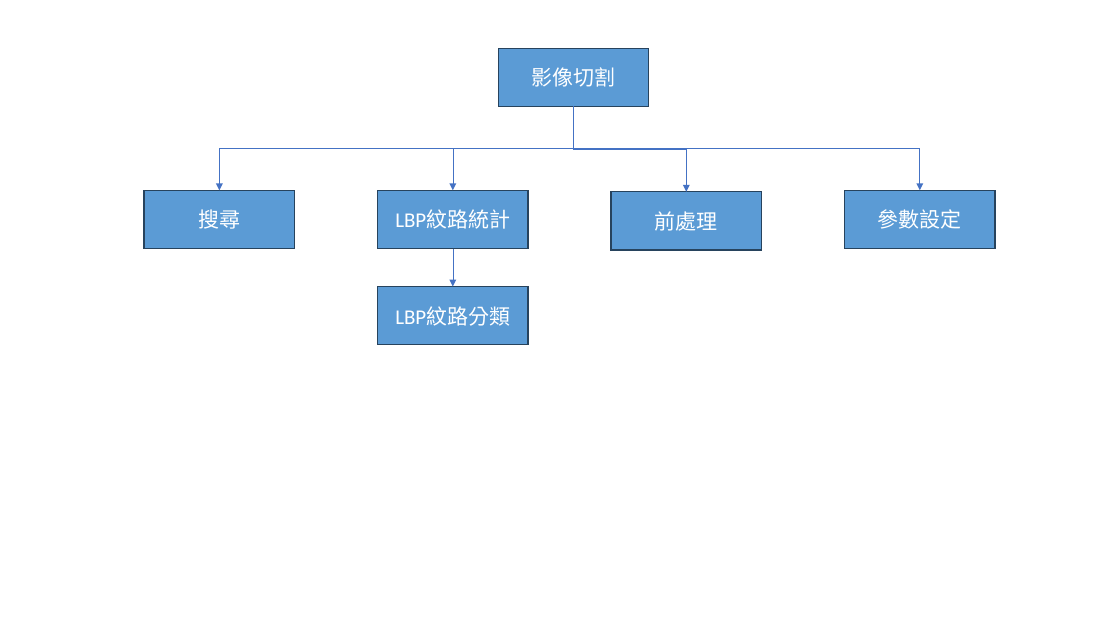
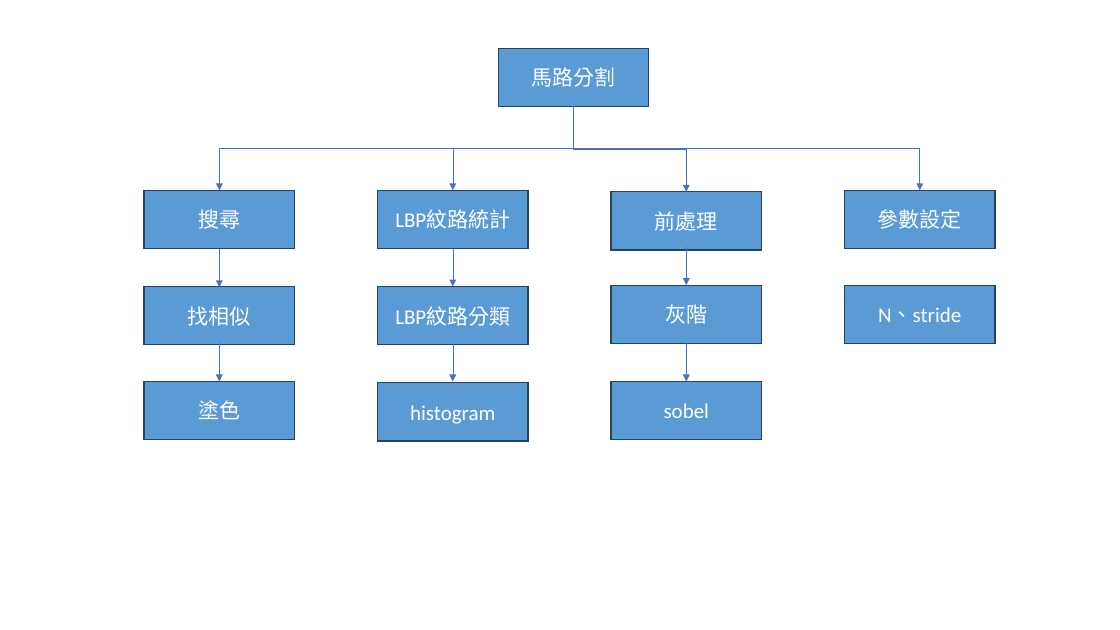
Before and after one commit to a147852z/embedded_image, a slide deck: slide 2 of 嵌入式影像處理.pptx. Drawn at 1120x630 pixels with LibreOffice and Linux fonts; fonts in the diff are those of the drawing. Boxes give left, top, right and bottom in pixels: in the first picture for what was removed or moved away, otherwise in the second. Text is boxed around its words. In the diff, an @@ line names an element or a change of style, - is before the commit and + after.

```diff
--- a/嵌入式影像處理.pptx
+++ b/嵌入式影像處理.pptx
@@ text in rectangle at [531, 67, 615, 87]: text changed @@
-影像切割
+馬路分割
@@ arrow added from (219, 250) to (219, 287), #4472C4 0.5 pt @@
@@ arrow added from (686, 247) to (686, 285), #4472C4 0.5 pt @@
@@ rectangle added at [145, 287, 295, 344], fill #5B9BD5, outline #28445D 1 pt, 18 pt, text #FFFFFF @@
+找相似
@@ rectangle added at [611, 286, 761, 344], fill #5B9BD5, outline #28445D 1 pt, 18 pt, text #FFFFFF @@
+灰階
@@ rectangle added at [844, 285, 995, 343], fill #5B9BD5, outline #28445D 1 pt, 18 pt, text #FFFFFF @@
+N、stride
@@ arrow added from (219, 344) to (219, 381), #4472C4 0.5 pt @@
@@ arrow added from (453, 344) to (453, 381), #4472C4 0.5 pt @@
@@ arrow added from (686, 344) to (686, 381), #4472C4 0.5 pt @@
@@ rectangle added at [145, 381, 295, 439], fill #5B9BD5, outline #28445D 1 pt, 18 pt, text #FFFFFF @@
+塗色
@@ rectangle added at [378, 383, 528, 441], fill #5B9BD5, outline #28445D 1 pt, 18 pt, text #FFFFFF @@
+histogram
@@ rectangle added at [611, 381, 761, 439], fill #5B9BD5, outline #28445D 1 pt, 18 pt, text #FFFFFF @@
+sobel
```
Also in this commit, not shown: 11 slides added, 4 other files.
